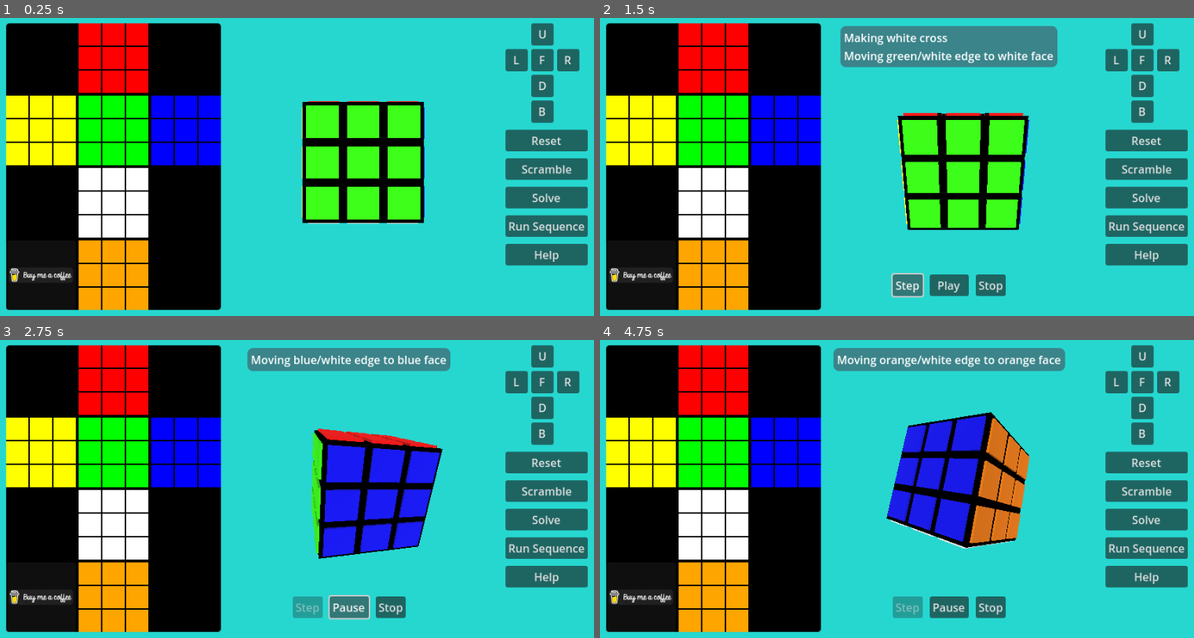
Above: before the commit, frames 1-4 (two rows, left to right).
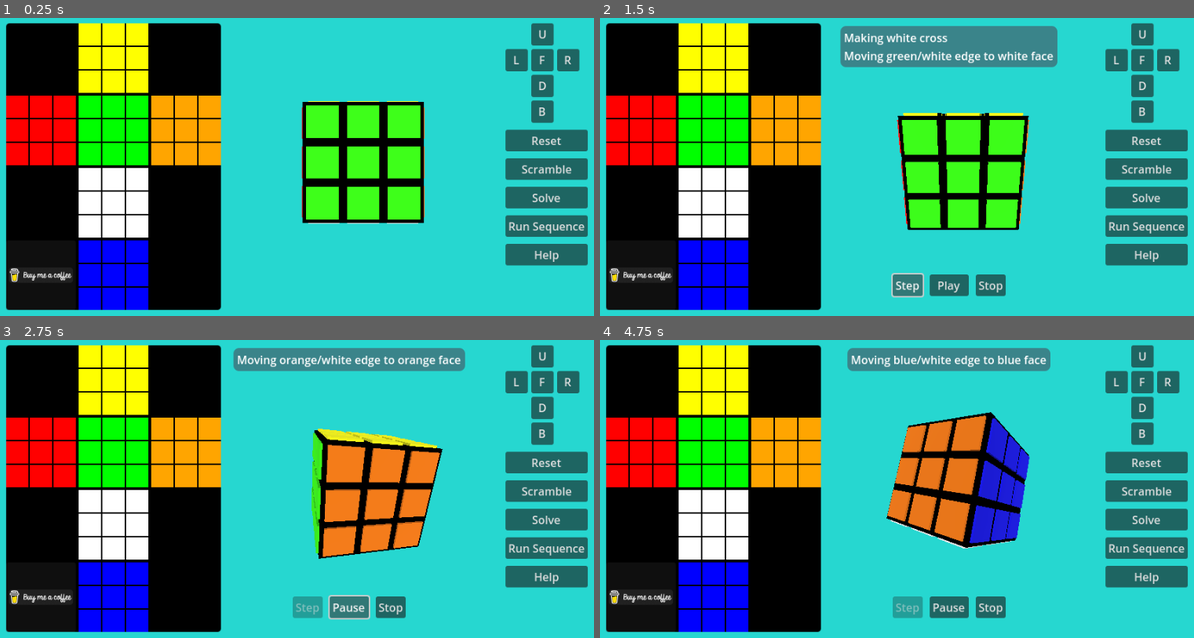
Above: after the commit, the same moments.

Repository: andrew-wilkes/cubic
Game: Godot game, scene res://scenes/main.tscn
Two runs of this game, one before a commit and one after it. Both use one fixed random seed, a clock stepped at 60 frames per second and the inputs below.
Inputs (mouse positions are in pixels of both pictures, inside the frame that each line leads up to):
- Up to frame 1 (0.25 s): no input
- Up to frame 2 (1.5 s): click "Solve" at 0.5 s; click "Step" at 1.25 s
- Up to frame 3 (2.75 s): click "Play" at 2 s
- Up to frame 4 (4.75 s): click "Pause" at 2.75 s; click "Play" at 3.5 s; move the mouse to (1045, 477) at 4.27 s; hold Right from 4.28 s (still down); hold Shift from 4.28 s (still down); click (1045, 477) at 4.42 s

The runs differ from the first frame. In frame 1, 11% of the frame differs, in the area x 0-72%, y 1-99%; in frame 2, 11%; in frame 3, 17%; in frame 4, 18%, in the area x 0-79%, y 1-99%.

Commit message:
Update

Diff:
--- a/media/graphics.svg
+++ b/media/graphics.svg
@@ -24,7 +24,7 @@
      inkscape:pageopacity="0.0"
      inkscape:pageshadow="2"
      inkscape:zoom="1.4"
-     inkscape:cx="341.07143"
+     inkscape:cx="239.28571"
      inkscape:cy="298.57143"
      inkscape:document-units="px"
      inkscape:current-layer="layer1"
@@ -76,26 +76,26 @@
        x="330"
        y="200" />
     <rect
-       style="fill:#ff0000;stroke-width:4;stroke-linecap:square;stroke:none"
+       style="fill:#ff0000;stroke:none;stroke-width:4;stroke-linecap:square"
        id="rect233-3"
+       width="110"
+       height="110"
+       x="220"
+       y="200" />
+    <rect
+       style="fill:#ffff00;stroke:none;stroke-width:4;stroke-linecap:square"
+       id="rect233-6"
        width="110"
        height="110"
        x="330"
        y="90" />
     <rect
-       style="fill:#ffff00;stroke-width:4;stroke-linecap:square;stroke:none"
-       id="rect233-6"
-       width="110"
-       height="110"
-       x="220"
-       y="200" />
-    <rect
-       style="fill:#0000ff;stroke-width:4;stroke-linecap:square;stroke:none"
+       style="fill:#0000ff;stroke:none;stroke-width:4;stroke-linecap:square"
        id="rect233-7"
        width="110"
        height="110"
-       x="440"
-       y="200" />
+       x="330"
+       y="420" />
     <rect
        style="fill:#ffffff;stroke-width:4;stroke-linecap:square;stroke:none"
        id="rect233-5"
@@ -104,12 +104,12 @@
        x="330"
        y="310" />
     <rect
-       style="fill:#ff7f00;stroke-width:4;stroke-linecap:square;fill-opacity:1;stroke:none"
+       style="fill:#ff7f00;fill-opacity:1;stroke:none;stroke-width:4;stroke-linecap:square"
        id="rect233-35"
        width="110"
        height="110"
-       x="330"
-       y="420" />
+       x="440"
+       y="200" />
     <text
        xml:space="preserve"
        style="font-size:29.3333px;line-height:1.25;font-family:sans-serif;-inkscape-font-specification:sans-serif;stroke:none"
--- a/scenes/color_map.gd
+++ b/scenes/color_map.gd
@@ -2,7 +2,7 @@
 
 signal map_changed
 
-const COLORS = [Color.RED, Color.YELLOW, Color.GREEN, Color.BLUE, Color.WHITE, Color.ORANGE]
+const COLORS = [Color.YELLOW, Color.RED, Color.GREEN, Color.ORANGE, Color.WHITE, Color.BLUE]
 
 # See coordinates diagram for index relationships in media folder
 # The _FACE_MAP constants are indexing the faces
--- a/scenes/cube.tscn
+++ b/scenes/cube.tscn
@@ -6,21 +6,21 @@
 roughness = 0.0
 
 [sub_resource type="StandardMaterial3D" id="StandardMaterial3D_f6k7k"]
-albedo_color = Color(1, 0, 0, 1)
+albedo_color = Color(1, 1, 0, 1)
 
 [sub_resource type="StandardMaterial3D" id="StandardMaterial3D_qlh4n"]
-albedo_color = Color(1, 1, 0, 1)
+albedo_color = Color(1, 0, 0, 1)
 
 [sub_resource type="StandardMaterial3D" id="StandardMaterial3D_xf32x"]
 albedo_color = Color(0.215686, 1, 0, 1)
 
 [sub_resource type="StandardMaterial3D" id="StandardMaterial3D_ryo3x"]
-albedo_color = Color(0, 0, 1, 1)
+albedo_color = Color(1, 0.498039, 0, 1)
 
 [sub_resource type="StandardMaterial3D" id="StandardMaterial3D_xb2pd"]
 
 [sub_resource type="StandardMaterial3D" id="StandardMaterial3D_kvb4p"]
-albedo_color = Color(1, 0.517647, 0, 1)
+albedo_color = Color(0, 0, 1, 1)
 
 [node name="Cube" type="CSGBox3D"]
 rotation_edit_mode = 2
--- a/scenes/main.gd
+++ b/scenes/main.gd
@@ -380,60 +380,60 @@
 		4:
 			move_white_edge_to_white_face()
 		5:
-			add_note("Moving blue/white edge to blue face")
+			add_note("Moving orange/white edge to orange face")
 			%Pivot.rotate_to_face(Vector2(-0.3, 1.0))
 			solve_step += 1
 		6:
 			face_map = FACE_MAPS[1]
 			edge_map = EDGE_MAPS[1]
 			colors = [3,4]
-			# BLUE/ WHITE edge piece
+			# ORANGE/ WHITE edge piece
 			# Don't move edge 9
 			move_white_edge_to_face()
 		7:
 			%Pivot.rotate_to_face(Vector2(0.3, 1.0))
-			add_note("Moving blue/white edge to white face")
+			add_note("Moving orange/white edge to white face")
 			solve_step += 1
 		8:
 			move_white_edge_to_white_face()
 		9:
-			add_note("Moving orange/white edge to orange face")
+			add_note("Moving blue/white edge to blue face")
 			%Pivot.rotate_to_face(Vector2(-0.3, 2.0))
 			solve_step += 1
 		10:
 			face_map = FACE_MAPS[2]
 			edge_map = EDGE_MAPS[2]
 			colors = [5,4]
-			# ORANGE / WHITE edge piece
+			# BLUE / WHITE edge piece
 			# Avoid moving edges 9,10
 			move_white_edge_to_face()
 		11:
 			%Pivot.rotate_to_face(Vector2(0.3, 2.0))
-			add_note("Moving orange/white edge to white face")
+			add_note("Moving blue/white edge to white face")
 			solve_step += 1
 		12:
 			move_white_edge_to_white_face()
 		13:
-			add_note("Moving yellow/white edge to yellow face")
+			add_note("Moving red/white edge to red face")
 			%Pivot.rotate_to_face(Vector2(-0.3, -1.0))
 			solve_step += 1
 		14:
 			face_map = FACE_MAPS[3]
 			edge_map = EDGE_MAPS[3]
 			colors = [1,4]
-			# YELLOW / WHITE edge piece
+			# RED / WHITE edge piece
 			# Avoid moving edges 9,10,11
 			move_white_edge_to_face()
 		15:
 			%Pivot.rotate_to_face(Vector2(0.3, -1.0))
-			add_note("Moving yellow/white edge to white face")
+			add_note("Moving red/white edge to white face")
 			solve_step += 1
 		16:
 			move_white_edge_to_white_face()
 		17:
 			add_note("Placing white corners")
 			await get_tree().create_timer(1.0).timeout
-			add_note("Moving yellow/green/white corner\n to top/left corner")
+			add_note("Moving red/green/white corner\n to top/left corner")
 			%Pivot.rotate_to_face(Vector2(-0.3, -0.3))
 			solve_step += 1
 		18:
@@ -443,13 +443,13 @@
 			face_map = FACE_MAPS[0]
 			move_corner_to_p2()
 		19:
-			add_note("Moving yellow/green/white corner\n to bottom/left corner")
+			add_note("Moving red/green/white corner\n to bottom/left corner")
 			%Pivot.rotate_to_face(Vector2(0.3, -0.3))
 			solve_step += 1
 		20:
 			move_corner_to_white_face()
 		21:
-			add_note("Moving green/blue/white corner\n to top/left corner")
+			add_note("Moving green/orange/white corner\n to top/left corner")
 			%Pivot.rotate_to_face(Vector2(-0.3, 0.7))
 			solve_step += 1
 		22:
@@ -458,13 +458,13 @@
 			face_map = FACE_MAPS[1]
 			move_corner_to_p2()
 		23:
-			add_note("Moving green/blue/white corner\n to bottom/left corner")
+			add_note("Moving green/orange/white corner\n to bottom/left corner")
 			%Pivot.rotate_to_face(Vector2(0.3, 0.7))
 			solve_step += 1
 		24:
 			move_corner_to_white_face()
 		25:
-			add_note("Moving blue/orange/white corner\n to top/left corner")
+			add_note("Moving orange/blue/white corner\n to top/left corner")
 			%Pivot.rotate_to_face(Vector2(-0.3, 1.7))
 			solve_step += 1
 		26:
@@ -473,13 +473,13 @@
 			face_map = FACE_MAPS[2]
 			move_corner_to_p2()
 		27:
-			add_note("Moving blue/orange/white corner\n to bottom/left corner")
+			add_note("Moving orange/blue/white corner\n to bottom/left corner")
 			%Pivot.rotate_to_face(Vector2(0.3, 1.7))
 			solve_step += 1
 		28:
 			move_corner_to_white_face()
 		29:
-			add_note("Moving orange/yellow/white corner\n to top/left corner")
+			add_note("Moving blue/red/white corner\n to top/left corner")
 			%Pivot.rotate_to_face(Vector2(-0.3, -1.3))
 			solve_step += 1
 		30:
@@ -488,7 +488,7 @@
 			face_map = FACE_MAPS[3]
 			move_corner_to_p2()
 		31:
-			add_note("Moving orange/yellow/white corner\n to bottom/left corner")
+			add_note("Moving blue/red/white corner\n to bottom/left corner")
 			%Pivot.rotate_to_face(Vector2(0.3, -1.3))
 			solve_step += 1
 		32:
@@ -498,13 +498,13 @@
 			%Pivot.rotate_to_face(Vector2(0.0, -1.5))
 			solve_step += 1
 		34:
-			add_note("Move orange/yellow edge")
+			add_note("Move blue/red edge")
 			face_map = FACE_MAPS[3]
 			edge_map = EDGE_MAPS[3]
 			colors = cmap.EDGE_FACE_MAP[4]
 			move_mid_edge()
 		35:
-			add_note("Move yellow/green edge")
+			add_note("Move red/green edge")
 			%Pivot.rotate_to_face(Vector2(0.0, -0.5))
 			solve_step += 1
 		36:
@@ -513,7 +513,7 @@
 			colors = cmap.EDGE_FACE_MAP[5]
 			move_mid_edge()
 		37:
-			add_note("Move green/blue edge")
+			add_note("Move green/orange edge")
 			%Pivot.rotate_to_face(Vector2(0.0, 0.5))
 			solve_step += 1
 		38:
@@ -522,7 +522,7 @@
 			colors = cmap.EDGE_FACE_MAP[6]
 			move_mid_edge()
 		39:
-			add_note("Move blue/orange edge")
+			add_note("Move orange/blue edge")
 			%Pivot.rotate_to_face(Vector2(0.0, 1.5))
 			solve_step += 1
 		40:
Binary file changed: media/color-map.png
Binary file changed: media/control-panel.png
Binary file changed: media/coordinates.png
